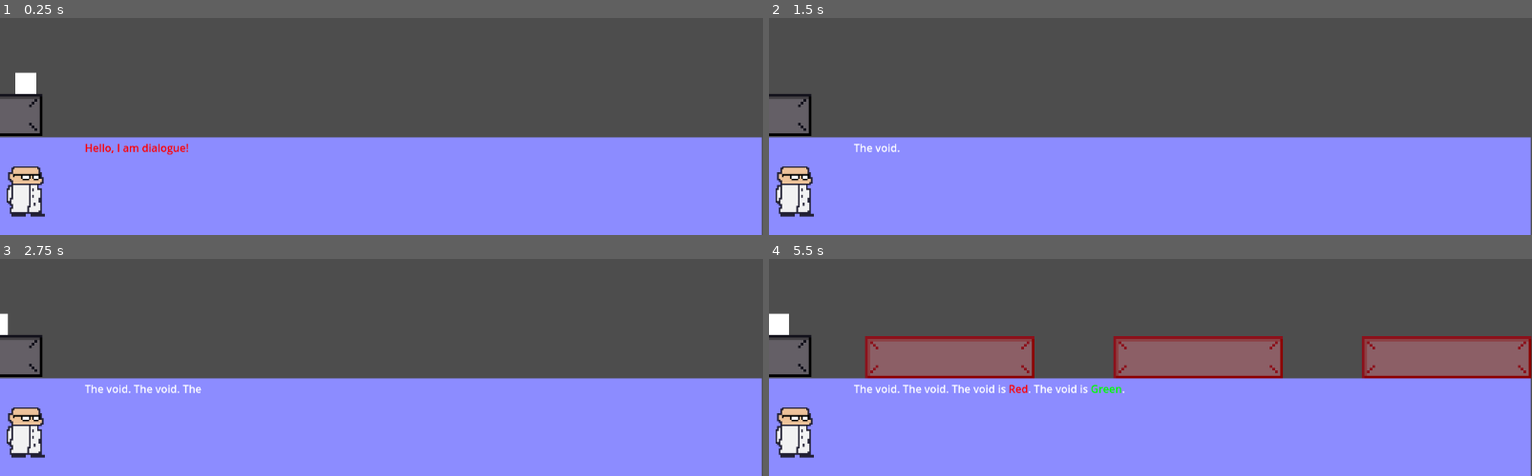
Above: before the commit, frames 1-4 (two rows, left to right).
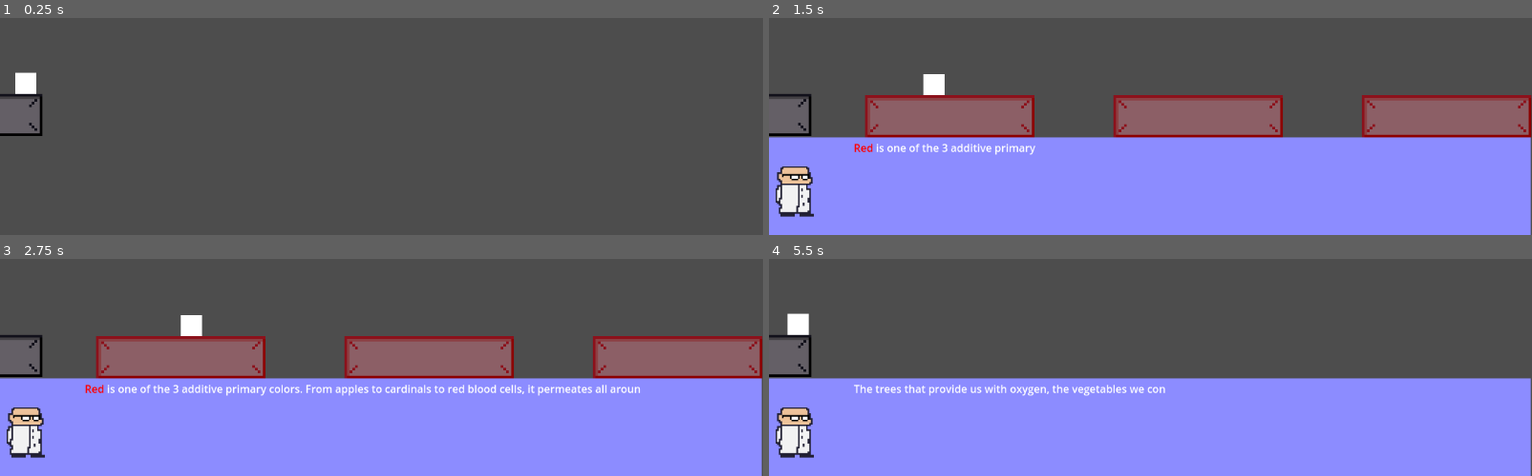
Above: after the commit, the same moments.

Repository: Gamnraa/gmtk2025
Game: Godot game, scene res://MainScene.tscn
The game is run twice, just before and just after one commit, with the same random seed, the same clock (stepped at 60 frames per second) and the same inputs.
Inputs:
- Up to frame 1 (0.25 s): no input
- Up to frame 2 (1.5 s): tap Enter (enter) at 0.5, 0.6, 1.35 s; hold D (right) from 0.53 s (still down); tap Space (jump) at 0.77 s
- Up to frame 3 (2.75 s): tap Space (jump) at 1.52 s; release D (right) at 2.03 s; hold A (left) from 2.03 s (still down); tap Enter (enter) at 2.1 s
- Up to frame 4 (5.5 s): release A (left) at 2.78 s; hold D (right) 2.78-4.28 s; tap Enter (enter) every 0.75 s from 2.85 to 5.1 s; tap Space (jump) at 3.02, 3.77, 4.52 s; hold A (left) 4.28-5.03 s; hold D (right) from 5.03 s (still down)

The runs differ from the first frame. In frame 1, 45% of the frame differs, in the area x 0-100%, y 54-100%; in frame 2, 14%; in frame 3, 15%; in frame 4, 14%.

Commit message:
Fix green not working

Diff:
--- a/Scripts/dialogue_box.gd
+++ b/Scripts/dialogue_box.gd
@@ -12,18 +12,22 @@
 var dial_index = 0
 var dialog_tree = [
 	[
-		["SET", "The void."],
-		["ADD", " The void."],
-		["ADD", " The void is Red."],
-		["ADD", " The void is Green."],
-		["DELAY", 3],
-		["SET", "My ultimate goal, if I were to make a mod, would be another Final Boss line, similar to CC and AF. Basically, using special Engraved Gems that you craft, you can summon various different bosses based off of the gems (Fire, Ice, Shadow, Telekenesis, Creation, Solar, and Lunar). You'll get special weapons and equipment for beating these bosses, and an Encrusted Fragment. After combining all of these fragments, it'll end up summoning this final boss, a power-crazed human named Paul that used to secretly care for Maxwell while he was on the throne, and wants nothing more than to overthrow the current Queen. Once eventually defeated, Charlie will end up smiting him (similar to AF), and it'll unlock Waul as a playable character as your final reward."],
+		["SET", "Red is one of the 3 additive primary colors. From apples to cardinals to red blood cells, it permeates all around us."],
+		["PROMPT", true],
+		["SET", "The trees that provide us with oxygen, the vegetables we consume: Green."],
+		["PROMPT", true],
+		["SET", "The final primary color, additively: Blue."],
+		["DELAY", 0.25],
+		["ADD", " The water we drink."],
+		["DELAY", 0.25],
+		["ADD", " It is essential to our very exisence."],
 		["PROMPT", true],
 	],
 ]
 
 func _ready():
-	$AnimationPlayer.play("Appear")
+	visible = false
+	_on_animation_player_animation_finished("Appear")
 
 func validate_state():
 	var s = parsed_message.to_lower()
@@ -43,6 +47,8 @@
 		if s.contains("blue"):
 			Global.State = Global.GREENBLUE
 			return
+		Global.State = Global.GREEN
+		return
 	if s.contains("blue"):
 		Global.State = Global.BLUE
 		return
@@ -55,9 +61,10 @@
 		$RichTextLabel.text = parsed_message.replace("Red", "[color=red]Red[/color]").replace("Green", "[color=green]Green[/color]").replace("Blue", "[color=blue]Blue[/color]")
 		validate_state()
 
-	if Input.is_action_just_pressed("ui_accept") and not player_input:
+	if Input.is_action_just_pressed("enter") and not player_input:
 		player_input = true
-		pause(.1)
+		if visible: pause(.1)
+		else: begin_dialog()
 
 func _on_animation_player_animation_finished(anim_name: StringName) -> void:
 	if self.visible and dial_index < dialog_tree[tree_index].size():
@@ -75,9 +82,13 @@
 			add_to_message(dialog[1])
 	elif self.visible:
 		end_dialog()
+	elif not self.visible:
+		player_input = false
+		$RichTextLabel.text = ""
 
 func begin_dialog():
 	$AnimationPlayer.play("Appear")
+	dial_index = 0
 
 func end_dialog():
 	$AnimationPlayer.play_backwards("Appear")
